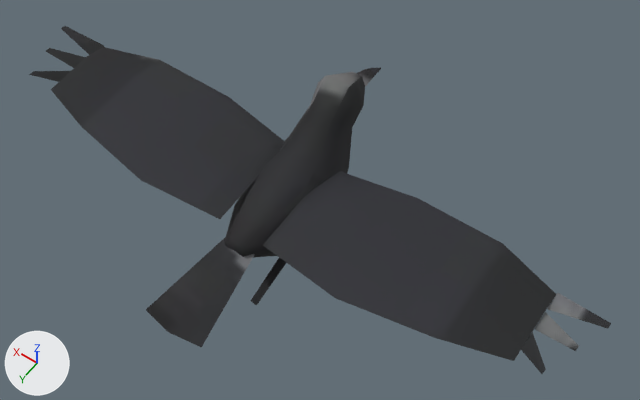
Renders of the glTF model nostalgia/assets3d/bird_crow.glb from each side of a commit.
Rendered twice from a 50 mm lens placed at (-2.15, 2.7, 4.39), pointed at (-0.19, -0.04, 0.09). Every picture has the same lights, and +X, +Y and +Z are marked at lower left. The first picture is the older version. Vertices at exactly the same position are counted once.

Names of what the first picture shows: 'bird_crow'.
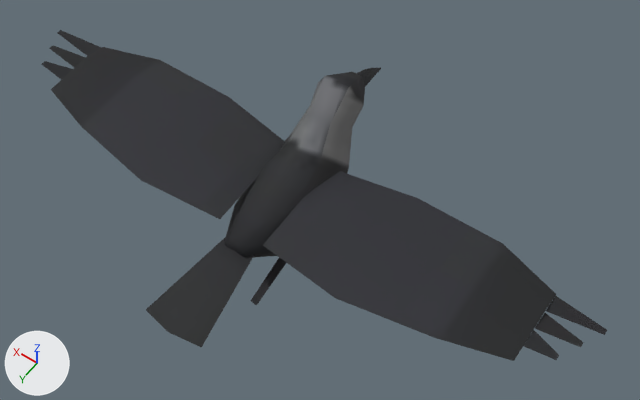
Changed parts and their boxes [x1, y1, x2, y2] in the pictures (640 x 400 px; the box of a moved part takes in the faces that stretch with it):
'bird_crow', reshaped
    before: [29, 26, 611, 374]
    after: [42, 30, 607, 361]
part 1 of me_bird_crow, moved or reshaped
    before: [29, 26, 104, 82]
    after: [42, 30, 101, 80]
part 2 of me_bird_crow, moved or reshaped
    before: [521, 293, 611, 374]
    after: [524, 296, 607, 360]
part 3 of me_bird_crow, surface changed
    before: [29, 26, 611, 374]
    after: [42, 30, 607, 360]

What changed in the scene script:
```text
Change me_bird_crow:
    where me_bird_crow.from_pydata(...)  # 120 vertices, 150 faces; spans x -2.02..2.02, y -0.99..1.16, z -0.44..0.63
    used by ob_bird_crow; location = (0.0, 0.0, 0.0)
    me_bird_crow part 1
    me_bird_crow.vertices[66].co: (1.7, -0.16, 0.26) -> (1.7, -0.14, 0.26)  # pixel (104, 45) -> pixel (102, 47)
    me_bird_crow.vertices[67].co: (1.7, -0.03, 0.26) -> (1.7, -0.02, 0.26)
    me_bird_crow.vertices[68].co: (2.02, -0.12, 0.31) -> (2.02, -0.08, 0.3)  # pixel (64, 25) -> pixel (60, 29)
    me_bird_crow.vertices[69].co: (2.02, -0.08, 0.31) -> (2.02, -0.04, 0.3)  # pixel (60, 28) -> pixel (56, 32)
    me_bird_crow.vertices[72].co: (1.94, 0.1, 0.31) -> (1.95, 0.06, 0.3)  # pixel (49, 47) -> pixel (53, 45)
    me_bird_crow.vertices[73].co: (1.94, 0.14, 0.31) -> (1.95, 0.1, 0.3)  # pixel (45, 51) -> pixel (49, 48)
    me_bird_crow.vertices[74].co: (1.7, 0.14, 0.26) -> (1.7, 0.12, 0.26)  # pixel (72, 70) -> pixel (74, 69)
    me_bird_crow.vertices[75].co: (1.7, 0.27, 0.26) -> (1.7, 0.24, 0.26)  # pixel (58, 81) -> pixel (61, 79)
    me_bird_crow.vertices[76].co: (1.86, 0.32, 0.31) -> (1.88, 0.2, 0.3)  # pixel (33, 71) -> pixel (45, 61)
    me_bird_crow.vertices[77].co: (1.86, 0.36, 0.31) -> (1.88, 0.24, 0.3)  # pixel (29, 74) -> pixel (41, 64)
    me_bird_crow part 2
    me_bird_crow.vertices[90].co: (-1.7, -0.16, 0.26) -> (-1.7, -0.14, 0.26)  # pixel (557, 292) -> pixel (555, 295)
    me_bird_crow.vertices[91].co: (-1.7, -0.03, 0.26) -> (-1.7, -0.02, 0.26)  # pixel (547, 309) -> pixel (545, 311)
    me_bird_crow.vertices[92].co: (-2.02, -0.12, 0.31) -> (-2.02, -0.08, 0.3)  # pixel (611, 323) -> pixel (607, 330)
    me_bird_crow.vertices[93].co: (-2.02, -0.08, 0.31) -> (-2.02, -0.04, 0.3)  # pixel (608, 328) -> pixel (604, 335)
    me_bird_crow.vertices[96].co: (-1.94, 0.1, 0.31) -> (-1.95, 0.06, 0.3)  # pixel (579, 345) -> pixel (583, 342)
    me_bird_crow.vertices[97].co: (-1.94, 0.14, 0.31) -> (-1.95, 0.1, 0.3)  # pixel (575, 351) -> pixel (580, 347)
    me_bird_crow.vertices[98].co: (-1.7, 0.14, 0.26) -> (-1.7, 0.12, 0.26)  # pixel (532, 331) -> pixel (533, 329)
    me_bird_crow.vertices[99].co: (-1.7, 0.27, 0.26) -> (-1.7, 0.24, 0.26)  # pixel (520, 349) -> pixel (523, 346)
    me_bird_crow.vertices[100].co: (-1.86, 0.32, 0.31) -> (-1.88, 0.2, 0.3)  # pixel (545, 369) -> pixel (559, 355)
    me_bird_crow.vertices[101].co: (-1.86, 0.36, 0.31) -> (-1.88, 0.24, 0.3)  # pixel (542, 374) -> pixel (556, 360)
    me_bird_crow part 3: texture (UV) coordinates of 147 of 150 faces, centred in x -1.91..1.91, y -0.95..0.93, z -0.42..0.59, changed; they spanned u 0.0..1.0, v 0.0..1.0 and now span u 0.0..1.0, v 0.0..1.0
```
